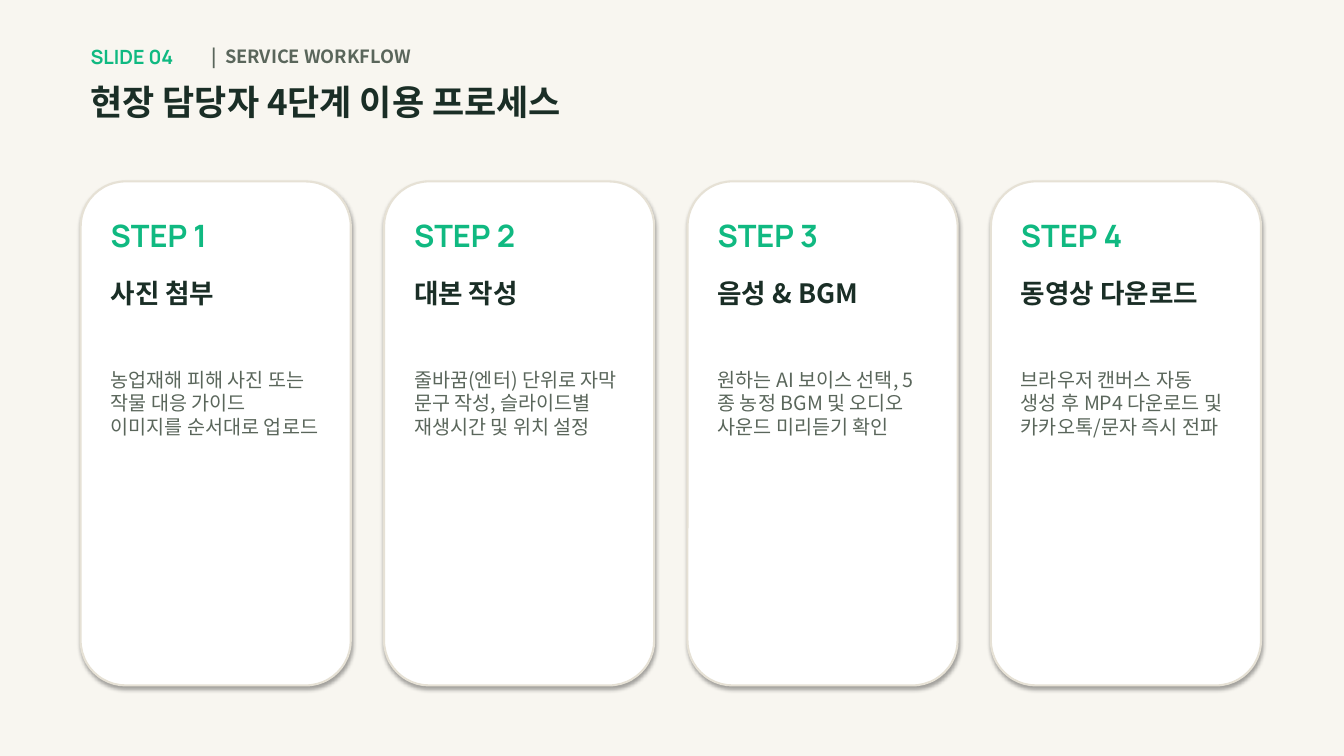
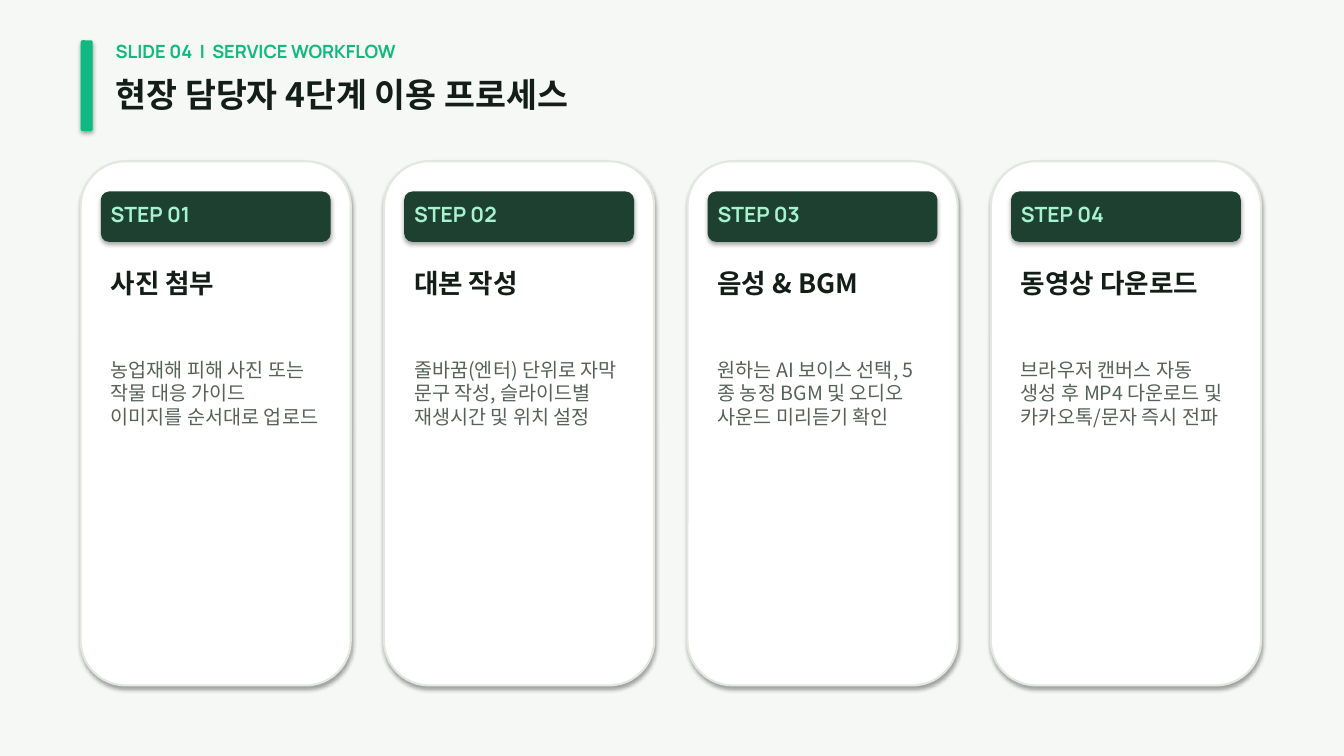
Before and after one commit to freeeuny-cmyk/-, a slide deck: slide 4 of GBAN_AI_숏폼_스튜디오_발표자료_7장.pptx. Drawn at 1344x756 pixels with LibreOffice and Linux fonts; fonts in the diff are those of the drawing. Boxes give left, top, right and bottom in pixels: in the first picture for what was removed or moved away, otherwise in the second. Text is boxed around its words. In the diff, an @@ line names an element or a change of style, - is before the commit and + after.

Commit message:
Upgrade 7-slide presentation deck to high-end luxury design matching AI_Agricultural_Disaster_Shorts_Studio

```diff
--- a/GBAN_AI_숏폼_스튜디오_발표자료_7장.pptx
+++ b/GBAN_AI_숏폼_스튜디오_발표자료_7장.pptx
@@ rectangle at (0, 0, 1344, 756): fill #F8F6F0 to #F6F8F5 @@
@@ rounded rectangle added at (81, 40, 93, 131), fill #10B981 @@
@@ text removed at (91, 49, 174, 65) @@
-SLIDE 04
@@ text at (116, 44, 395, 59): text changed; font Noto Sans CJK KR to Manrope; text colour #5A665B to #10B981 @@
-| SERVICE WORKFLOW
+SLIDE 04 | SERVICE WORKFLOW
@@ text "현장 담당자 4단계 이용 프로세스": place and size @@
-text "현장 담당자 4단계 이용 프로세스" at (91, 85, 561, 118)
+text "현장 담당자 4단계 이용 프로세스" at (116, 78, 568, 110)
@@ text "현장 담당자 4단계 이용 프로세스" at (116, 78, 568, 110): size 25 to 24 pt, text colour #1A2E26 to #141E18 @@
@@ rounded rectangle: place and size @@
-rounded rectangle at (81, 181, 351, 686)
+rounded rectangle at (81, 161, 351, 686)
@@ rounded rectangle: place and size @@
-rounded rectangle at (384, 181, 654, 686)
+rounded rectangle at (384, 161, 654, 686)
@@ rounded rectangle: place and size @@
-rounded rectangle at (688, 181, 958, 686)
+rounded rectangle at (688, 161, 958, 686)
@@ outline #E6E1D5 1.5 pt to #E2E8E0 1.5 pt in 4 elements at (81, 161, 351, 686), (384, 161, 654, 686), (688, 161, 958, 686), (991, 161, 1261, 686) @@
@@ rounded rectangle: place and size @@
-rounded rectangle at (991, 181, 1261, 686)
+rounded rectangle at (991, 161, 1261, 686)
@@ rounded rectangle added at (101, 192, 331, 242), fill #1E4030 @@
@@ text at (111, 206, 190, 223): text changed; size 22 to 15 pt; text colour #10B981 to #A7F3D0 @@
-STEP 1
+STEP 01
@@ rounded rectangle added at (404, 192, 634, 242), fill #1E4030 @@
@@ text at (414, 206, 496, 223): text changed; size 22 to 15 pt; text colour #10B981 to #A7F3D0 @@
-STEP 2
+STEP 02
@@ rounded rectangle added at (708, 192, 938, 242), fill #1E4030 @@
@@ text at (718, 206, 800, 223): text changed; size 22 to 15 pt; text colour #10B981 to #A7F3D0 @@
-STEP 3
+STEP 03
@@ rounded rectangle added at (1011, 192, 1241, 242), fill #1E4030 @@
@@ text at (1021, 206, 1104, 223): text changed; size 22 to 15 pt; text colour #10B981 to #A7F3D0 @@
-STEP 4
+STEP 04
@@ 4 texts: place and size @@
-4 texts at (111, 280, 1198, 306)
+4 texts at (111, 270, 1198, 296)
@@ text colour #1A2E26 to #141E18 in 4 elements at (111, 270, 215, 296), (414, 270, 518, 296), (718, 270, 858, 296), (1021, 270, 1198, 296) @@
@@ text "농업재해 피해 사진 또는 작물 ...": place and size @@
-text "농업재해 피해 사진 또는 작물 ..." at (111, 371, 318, 436)
+text "농업재해 피해 사진 또는 작물 ..." at (111, 361, 318, 426)
@@ text "줄바꿈(엔터) 단위로 자막 문구 작성, ...": place and size @@
-text "줄바꿈(엔터) 단위로 자막 문구 작성, ..." at (414, 371, 617, 436)
+text "줄바꿈(엔터) 단위로 자막 문구 작성, ..." at (414, 361, 617, 426)
@@ text "원하는 AI 보이스 선택, 5종 ...": place and size @@
-text "원하는 AI 보이스 선택, 5종 ..." at (718, 371, 904, 436)
+text "원하는 AI 보이스 선택, 5종 ..." at (718, 361, 904, 426)
@@ text colour #5A665B to #556258 in 4 elements at (111, 361, 318, 426), (414, 361, 617, 426), (718, 361, 904, 426), (1021, 361, 1222, 428) @@
@@ text "브라우저 캔버스 자동 생성 후 ...": place and size @@
-text "브라우저 캔버스 자동 생성 후 ..." at (1021, 371, 1222, 438)
+text "브라우저 캔버스 자동 생성 후 ..." at (1021, 361, 1222, 428)
```
Also in this commit, not shown: 6 other slides changed, 8 other files.
